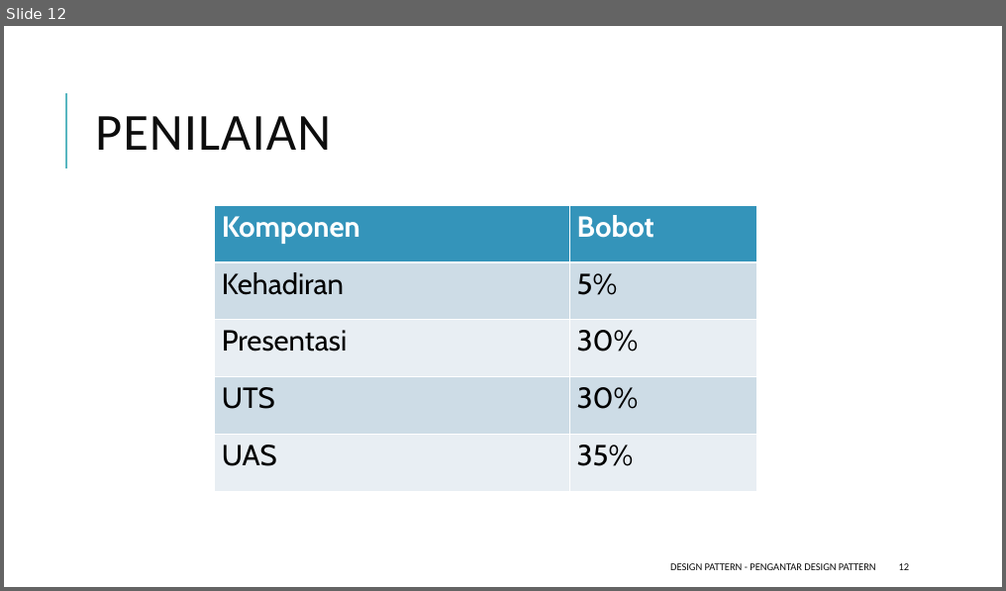
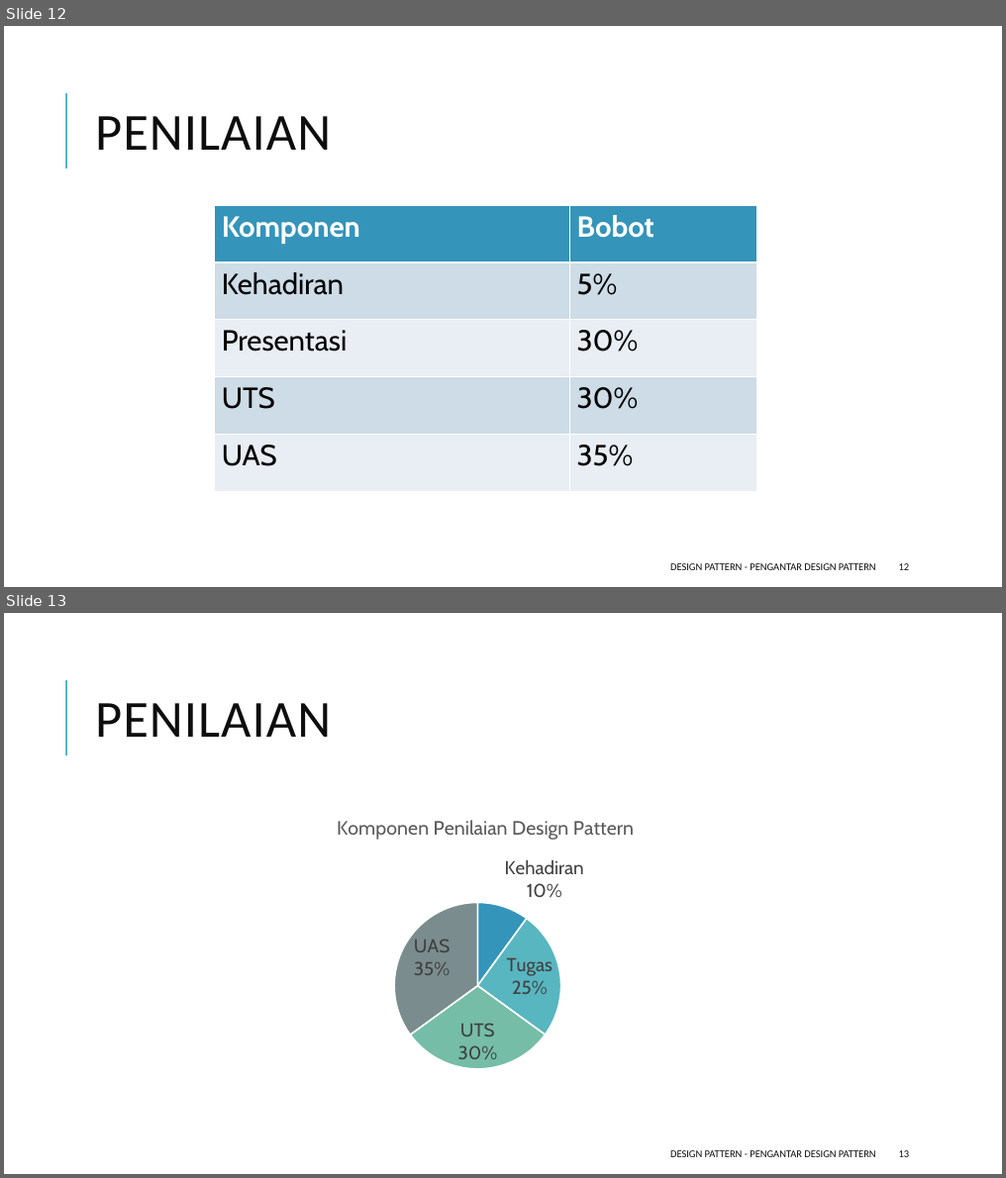
Before and after one commit to ksatria/MK-Design-Pattern, a slide deck: PPT/Design Pattern 1 - Pengantar Design Pattern.pptx. Shown one above the other, each under a label of ours: slide 12 before the commit, slides 12 and 13 after it. The pictures are 1006x591 and 1006x1178 pixels, drawn with LibreOffice and Linux fonts; fonts in the diff are those of the drawing. Boxes give left, top, right and bottom in pixels: in the first picture for what was removed or moved away, otherwise in the second. Text is boxed around its words. In the diff, an @@ line names an element or a change of style, - is before the commit and + after.

```diff
--- a/PPT/Design Pattern 1 - Pengantar Design Pattern.pptx
+++ b/PPT/Design Pattern 1 - Pengantar Design Pattern.pptx
@@ slide 13 added at (4, 613, 1002, 1174), background #FFFFFF; not listed: 1 template element that a slide beside it also shows @@
@@ title added at (95, 703, 331, 737), 50 pt, text #0D0D0D @@
+PENILAIAN
@@ pie chart added at (88, 800, 884, 1130) @@
+title "Komponen Penilaian Design Pattern"
+categories: Kehadiran, Tugas, UTS, UAS
+Komponen Penilaian Design Pattern: 10, 25, 30, 35
@@ text added at (670, 1151, 876, 1157), 10 pt, text #0D0D0D @@
+DESIGN PATTERN - PENGANTAR DESIGN PATTERN
@@ page number added at (899, 1151, 910, 1157), 10 pt, text #0D0D0D @@
+13
```
Also in this commit, not shown: 1 slide changed, 2 slides removed.
